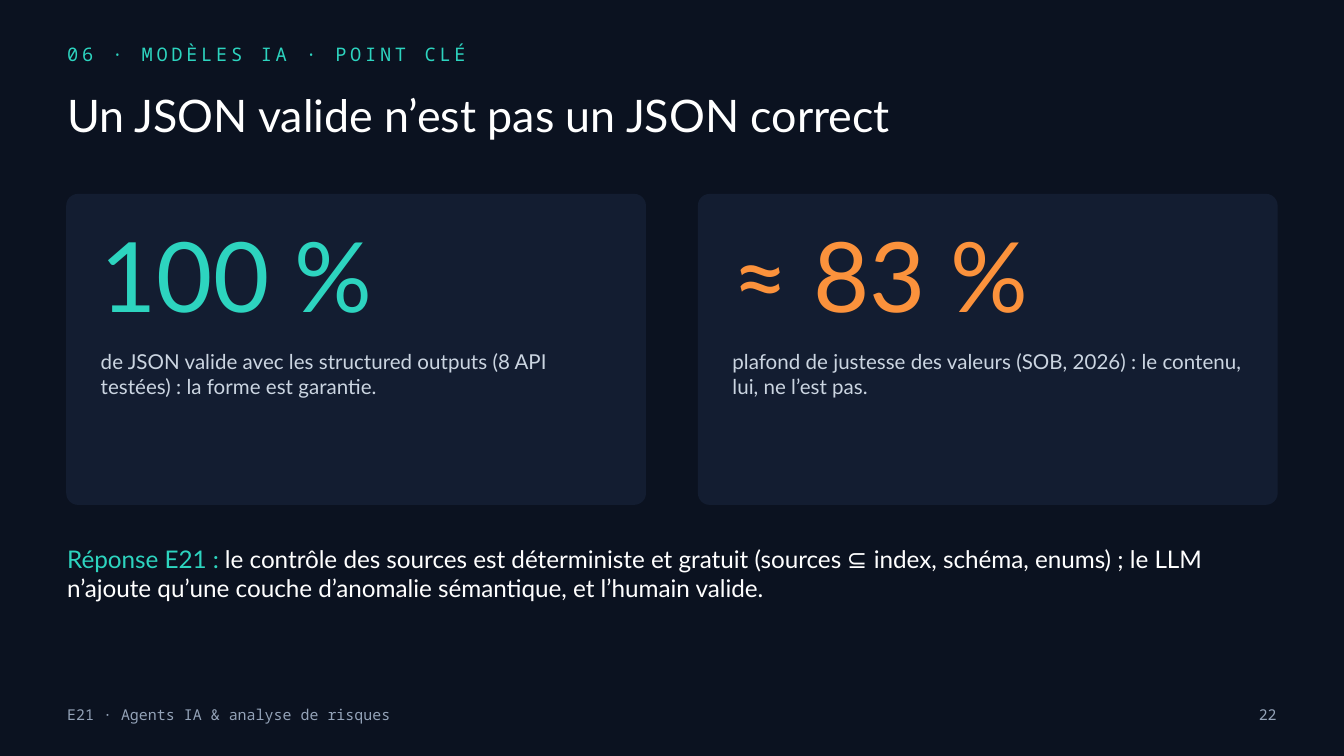
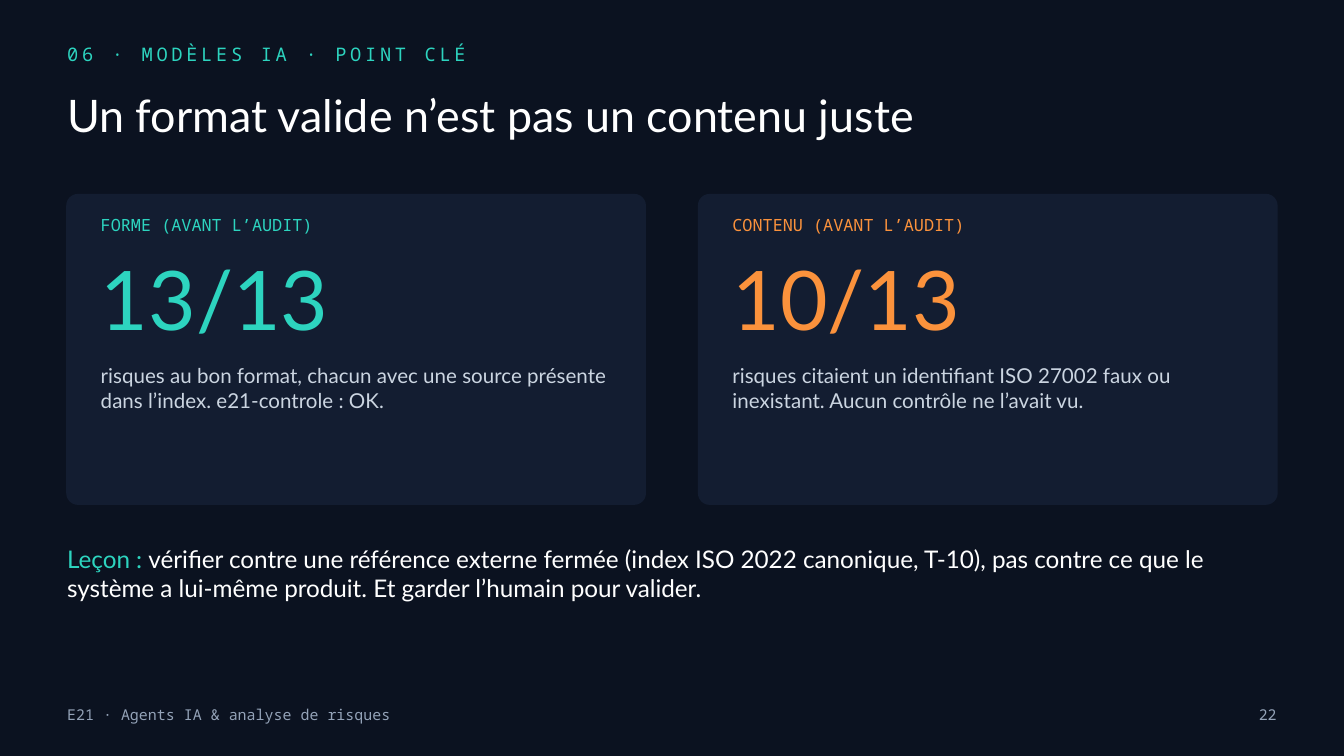
Before and after one commit to MelvinBzh/management_de_la_securite, a slide deck: slide 22 of soutenance/Soutenance_E21_Agents_IA.pptx. Drawn at 1344x756 pixels with LibreOffice and Linux fonts; fonts in the diff are those of the drawing. Boxes give left, top, right and bottom in pixels: in the first picture for what was removed or moved away, otherwise in the second. Text is boxed around its words. In the diff, an @@ line names an element or a change of style, - is before the commit and + after.

```diff
--- a/soutenance/Soutenance_E21_Agents_IA.pptx
+++ b/soutenance/Soutenance_E21_Agents_IA.pptx
@@ text at (67,98,914,140): text changed @@
-Un JSON valide n’est pas un JSON correct
+Un format valide n’est pas un contenu juste
@@ text added at (101,219,313,234), 9 pt, text #2DD4BF @@
+FORME (AVANT L’AUDIT)
@@ text added at (732,219,965,234), 9 pt, text #FB923C @@
+CONTENU (AVANT L’AUDIT)
@@ text removed at (101,241,270,313) @@
-100 %
@@ text added at (101,269,329,334), 44 pt, text #2DD4BF @@
+13/13
@@ text added at (732,269,960,334), 44 pt, text #FB923C @@
+10/13
@@ text removed at (813,241,925,313) @@
-≈ 83 %
@@ text removed at (101,353,547,398) @@
-de JSON valide avec les structured outputs (8 API testées) : la forme est garantie.
@@ text removed at (732,353,1242,398) @@
-plafond de justesse des valeurs (SOB, 2026) : le contenu, lui, ne l’est pas.
@@ text added at (101,368,606,408), 11 pt, text #CBD5E1 @@
+risques au bon format, chacun avec une source présente dans l’index. e21-controle : OK.
@@ text added at (732,368,1170,408), 11 pt, text #CBD5E1 @@
+risques citaient un identifiant ISO 27002 faux ou inexistant. Aucun contrôle ne l’avait vu.
@@ text at (67,549,1204,602): text changed @@
-Réponse E21 : le contrôle des sources est déterministe et gratuit (sources ⊆ index, schéma, enums) ; le LLM n’ajoute qu’une couche d’anomalie sémantique, et l’humain valide.
+Leçon : vérifier contre une référence externe fermée (index ISO 2022 canonique, T-10), pas contre ce que le système a lui-même produit. Et garder l’humain pour valider.
```
Also in this commit, not shown: 20 other slides changed, 1 slide added, 1 slide removed.
